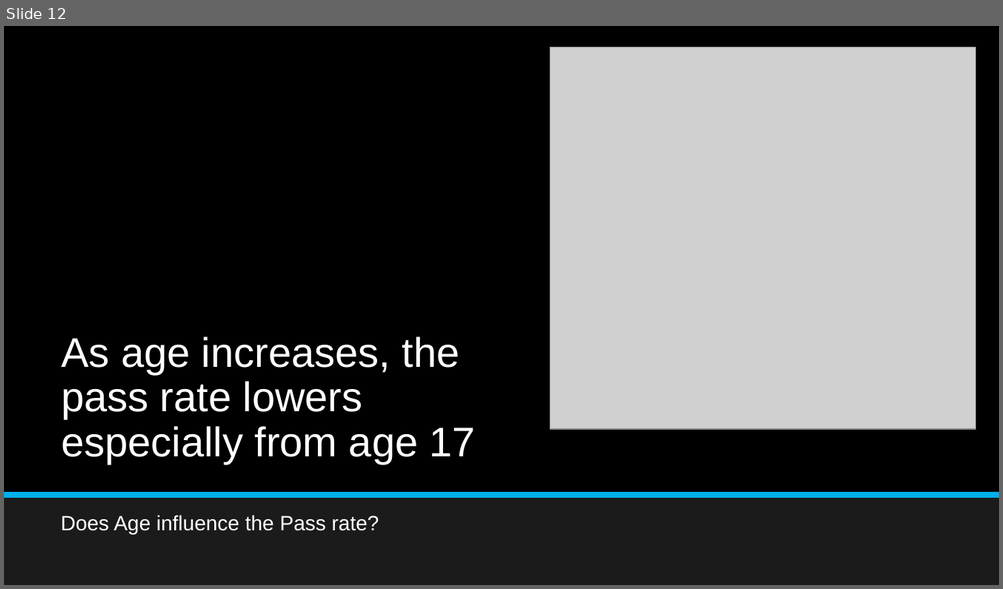
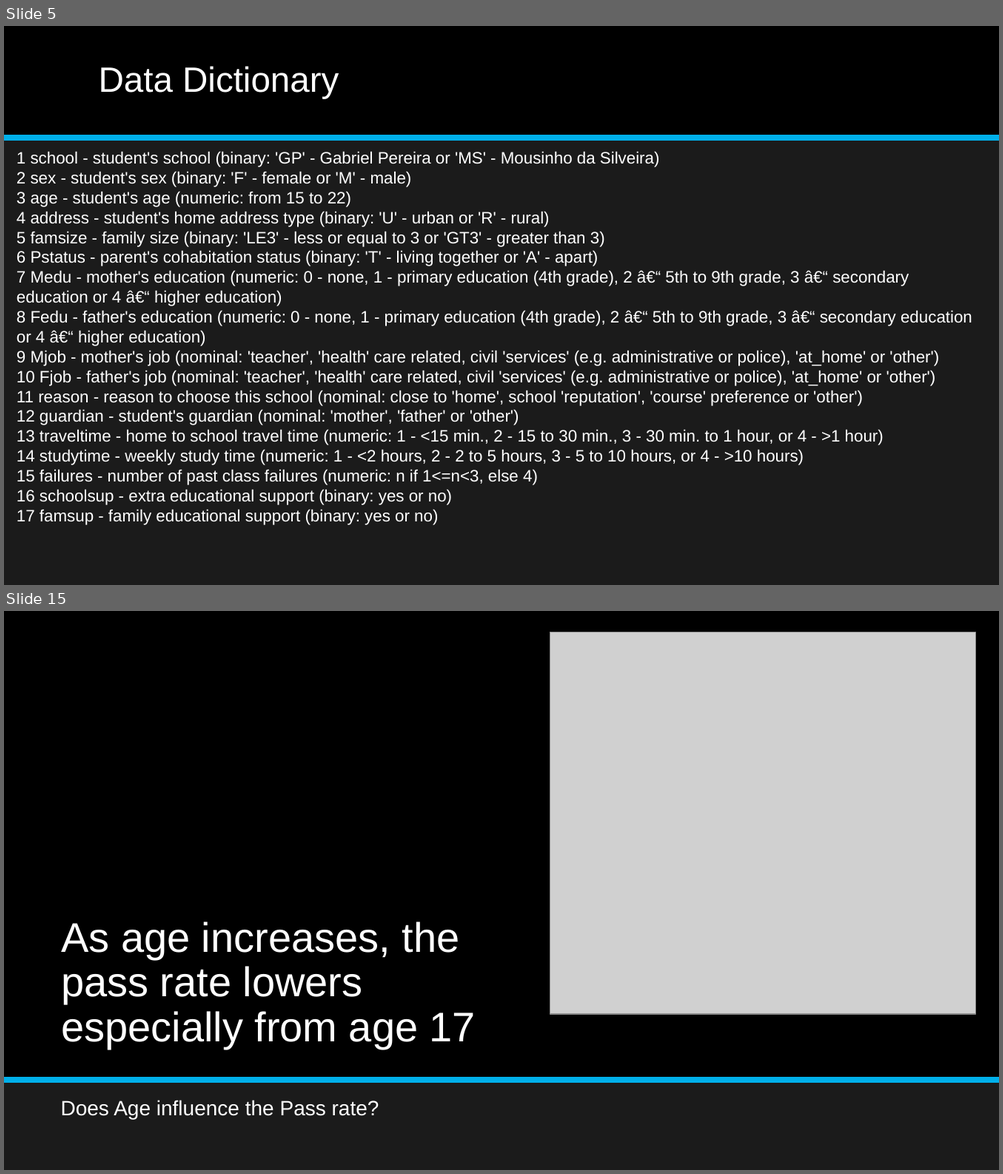
Before and after one commit to aajunwa/capstone, a slide deck: Student Alcohol Consumption Data Science Project.pptx. Shown one above the other, each under a label of ours: slide 12 before the commit, slides 5 and 15 after it; the slides between them are not shown. The pictures are 1003x589 and 1003x1174 pixels, drawn with LibreOffice and Linux fonts; fonts in the diff are those of the drawing; grey boxes stand for pictures. Boxes give left, top, right and bottom in pixels: in the first picture for what was removed or moved away, otherwise in the second. Text is boxed around its words. In the diff, an @@ line names an element or a change of style, - is before the commit and + after.

```diff
--- a/Student Alcohol Consumption Data Science Project.pptx
+++ b/Student Alcohol Consumption Data Science Project.pptx
@@ slide 5 added at (4, 26, 999, 585), background #1B1B1B @@
@@ rectangle added at (4, 26, 999, 138), fill #000000 @@
@@ title added at (99, 66, 338, 99), 34 pt, text #FFFFFF @@
+Data Dictionary
@@ line added from (4, 138) to (999, 138), #00B0EA 6 pt @@
@@ text added at (17, 151, 972, 526), 16 pt, text #FFFFFF @@
+1 school - student's school (binary: 'GP' - Gabriel Pereira or 'MS' - Mousinho da Silveira)
+2 sex - student's sex (binary: 'F' - female or 'M' - male)
+3 age - student's age (numeric: from 15 to 22)
+4 address - student's home address type (binary: 'U' - urban or 'R' - rural)
+5 famsize - family size (binary: 'LE3' - less or equal to 3 or 'GT3' - greater than 3)
+6 Pstatus - parent's cohabitation status (binary: 'T' - living together or 'A' - apart)
+7 Medu - mother's education (numeric: 0 - none, 1 - primary education (4th grade), 2 â€“ 5th to 9th grade, 3 â€“ secondary education or 4 â€“ higher education)
+8 Fedu - father's education (numeric: 0 - none, 1 - primary education (4th grade), 2 â€“ 5th to 9th grade, 3 â€“ secondary education or 4 â€“ higher education)
+9 Mjob - mother's job (nominal: 'teacher', 'health' care related, civil 'services' (e.g. administrative or police), 'at_home' or 'other')
+10 Fjob - father's job (nominal: 'teacher', 'health' care related, civil 'services' (e.g. administrative or police), 'at_home' or 'other')
+11 reason - reason to choose this school (nominal: close to 'home', school 'reputation', 'course' preference or 'other')
+12 guardian - student's guardian (nominal: 'mother', 'father' or 'other')
+13 traveltime - home to school travel time (numeric: 1 - <15 min., 2 - 15 to 30 min., 3 - 30 min. to 1 hour, or 4 - >1 hour)
+14 studytime - weekly study time (numeric: 1 - <2 hours, 2 - 2 to 5 hours, 3 - 5 to 10 hours, or 4 - >10 hours)
+15 failures - number of past class failures (numeric: n if 1<=n<3, else 4)
+16 schoolsup - extra educational support (binary: yes or no)
+17 famsup - family educational support (binary: yes or no)
@@ what was slide 12 is now slide 15 @@
```
Also in this commit, not shown: 17 slides changed, 2 other slides added, 3 slides removed, 2 other files.
